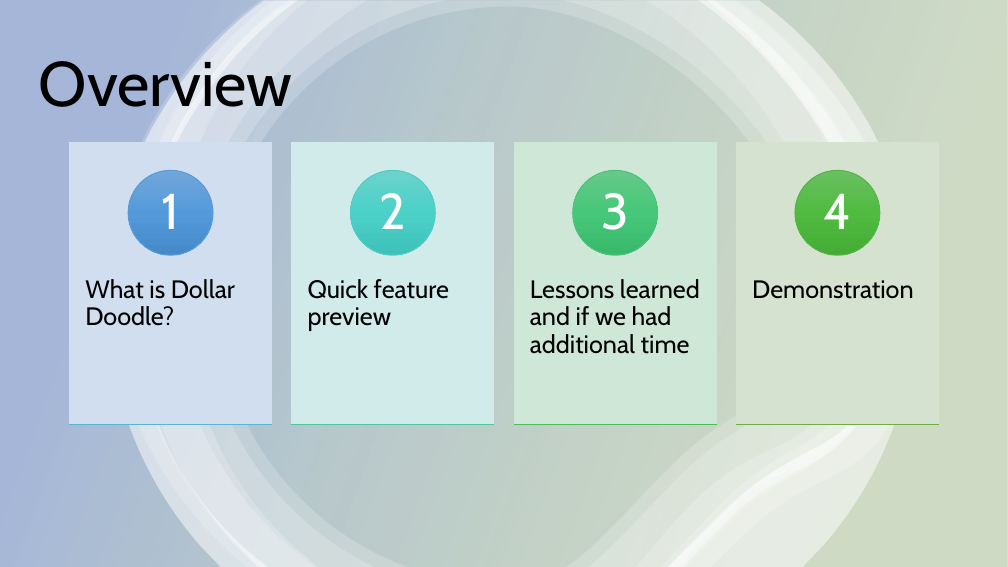
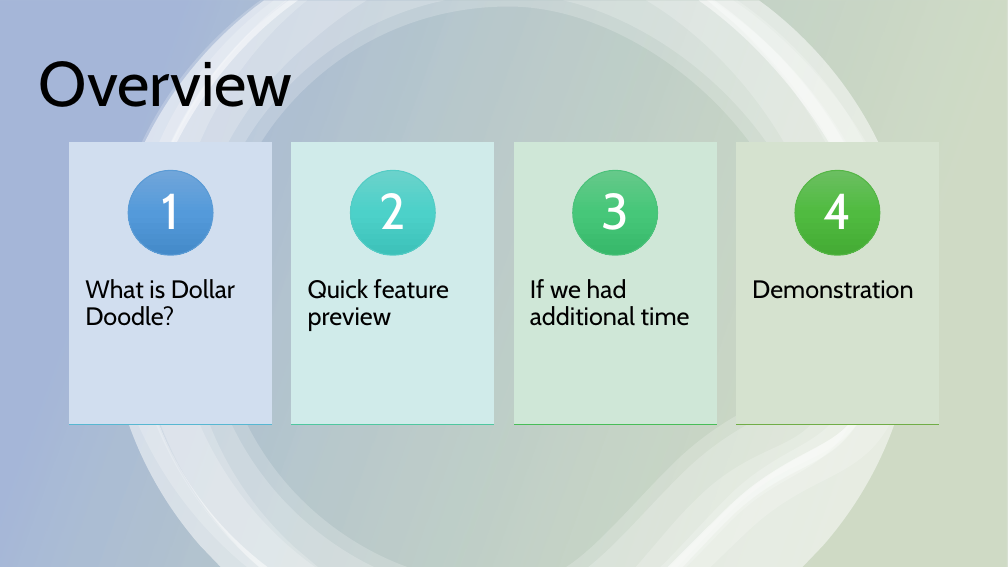
Before and after one commit to Buesse7310/Dollar-Doodle, a slide deck: slide 2 of finalvideo/Dollar_Doodle-Final.pptx. Drawn at 1008x567 pixels with LibreOffice and Linux fonts; fonts in the diff are those of the drawing. Boxes give left, top, right and bottom in pixels: in the first picture for what was removed or moved away, otherwise in the second. Text is boxed around its words. In the diff, an @@ line names an element or a change of style, - is before the commit and + after.

```diff
--- a/finalvideo/Dollar_Doodle-Final.pptx
+++ b/finalvideo/Dollar_Doodle-Final.pptx
@@ text at (530,279,690,326): text changed @@
-Lessons learned and if we had additional time
+If we had additional time
```
Also in this commit, not shown: 1 slide removed, 2 other files.
